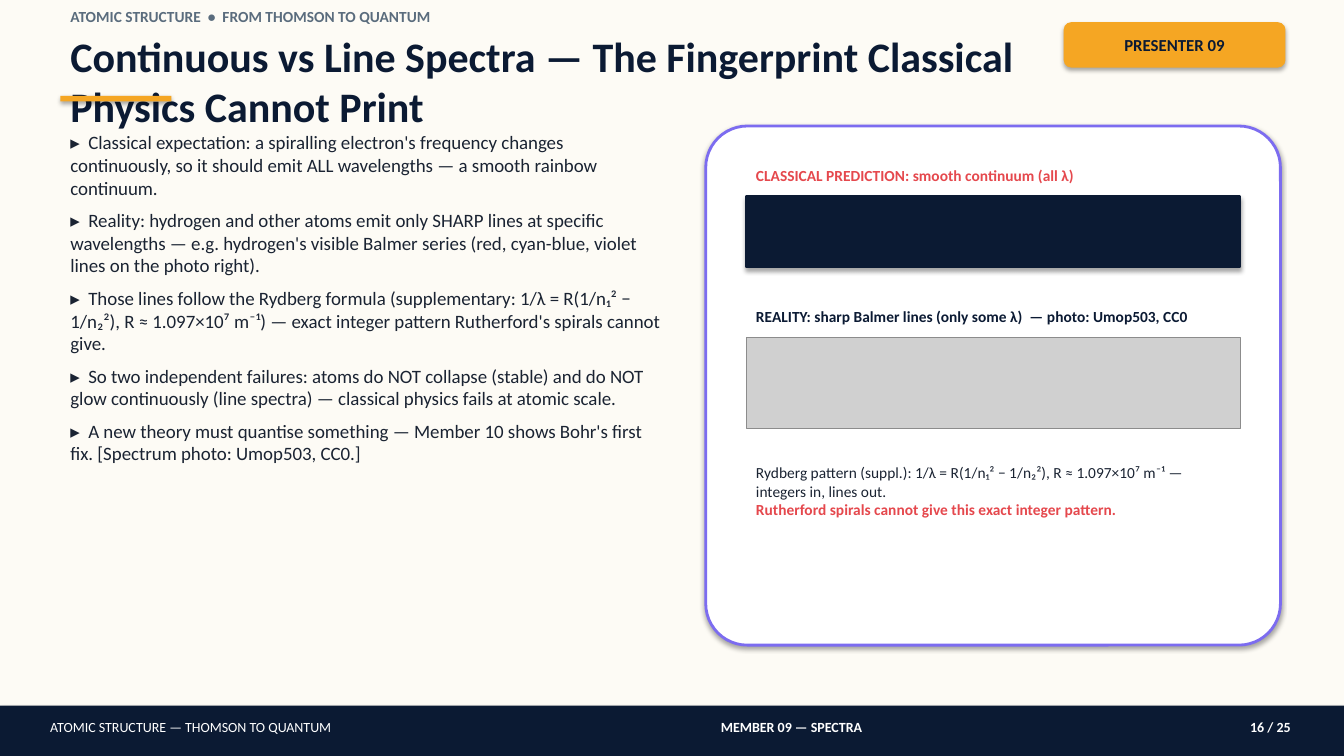
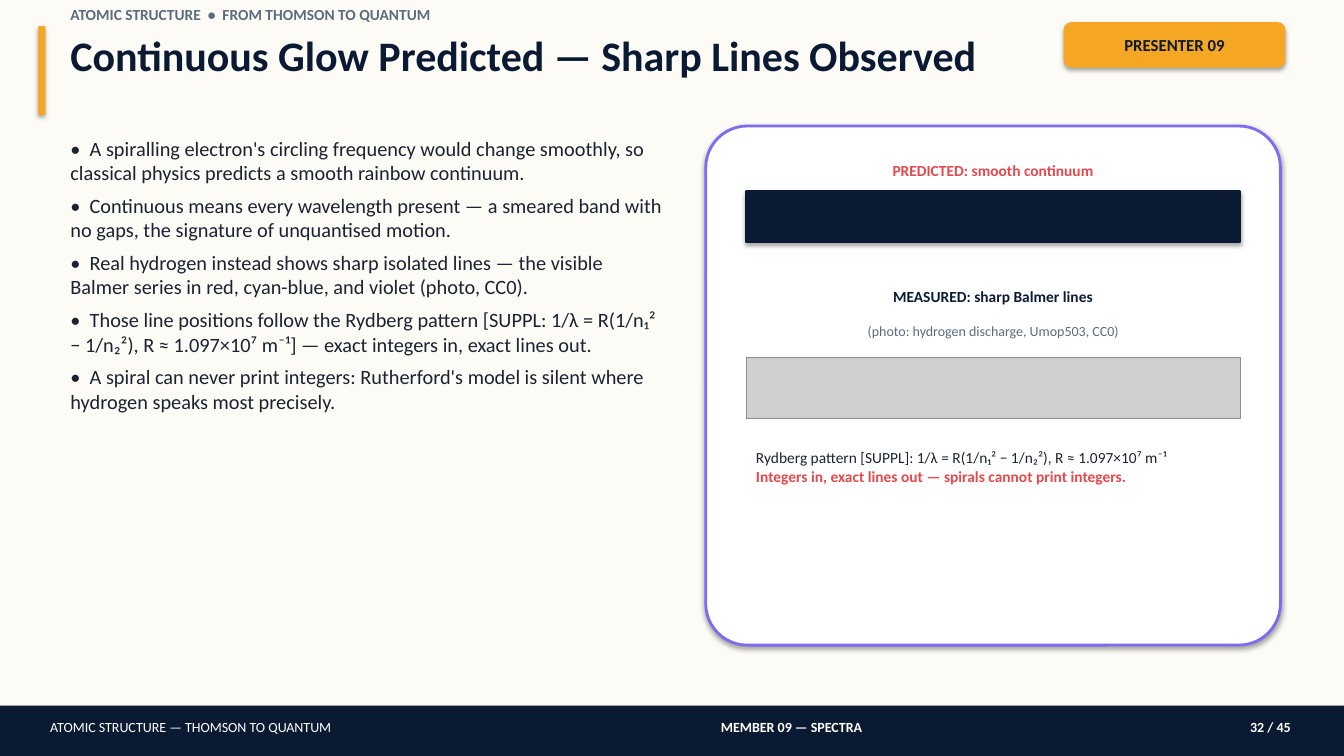
Before and after one commit to amithsharma91/big-boss-command-center, a slide deck: slide 32 of atomic-structure-presentation/Atomic_Structure_Detailed_Presentation.pptx (slide 16 before the commit). Drawn at 1344x756 pixels with LibreOffice and Linux fonts; fonts in the diff are those of the drawing; grey boxes stand for pictures. Boxes give left, top, right and bottom in pixels: in the first picture for what was removed or moved away, otherwise in the second. Text is boxed around its words. In the diff, an @@ line names an element or a change of style, - is before the commit and + after.

Commit message:
Rebuild atomic structure presentation: 45 slides, genuine render, coverage matrix

```diff
--- a/atomic-structure-presentation/Atomic_Structure_Detailed_Presentation.pptx
+++ b/atomic-structure-presentation/Atomic_Structure_Detailed_Presentation.pptx
@@ rectangle added at bbox=[38, 26, 45, 115], fill #F5A623 @@
@@ text removed at bbox=[70, 42, 1013, 129] @@
-Continuous vs Line Spectra — The Fingerprint Classical Physics Cannot Print
@@ text added at bbox=[70, 41, 976, 78], 30 pt, text #0B1A33, bold @@
+Continuous Glow Predicted — Sharp Lines Observed
@@ rectangle removed at bbox=[60, 96, 171, 102] @@
@@ text at bbox=[70, 142, 662, 413]: text changed; size 13.5 to 14.5 pt @@
-▸ Classical expectation: a spiralling electron's frequency changes continuously, so it should emit ALL wavelengths — a smooth rainbow continuum.
-▸ Reality: hydrogen and other atoms emit only SHARP lines at specific wavelengths — e.g. hydrogen's visible Balmer series (red, cyan-blue, violet lines on the photo right).
-▸ Those lines follow the Rydberg formula (supplementary: 1/λ = R(1/n₁² − 1/n₂²), R ≈ 1.097×10⁷ m⁻¹) — exact integer pattern Rutherford's spirals cannot give.
-▸ So two independent failures: atoms do NOT collapse (stable) and do NOT glow continuously (line spectra) — classical physics fails at atomic scale.
-▸ A new theory must quantise something — Member 10 shows Bohr's first fix. [Spectrum photo: Umop503, CC0.]
+• A spiralling electron's circling frequency would change smoothly, so classical physics predicts a smooth rainbow continuum.
+• Continuous means every wavelength present — a smeared band with no gaps, the signature of unquantised motion.
+• Real hydrogen instead shows sharp isolated lines — the visible Balmer series in red, cyan-blue, and violet (photo, CC0).
+• Those line positions follow the Rydberg pattern [SUPPL: 1/λ = R(1/n₁² − 1/n₂²), R ≈ 1.097×10⁷ m⁻¹] — exact integers in, exact lines out.
+• A spiral can never print integers: Rutherford's model is silent where hydrogen speaks most precisely.
@@ text at bbox=[893, 165, 1093, 176]: text changed @@
-CLASSICAL PREDICTION: smooth continuum (all λ)
+PREDICTED: smooth continuum
@@ rectangle: place and size @@
-rectangle at bbox=[746, 197, 1240, 267]
+rectangle at bbox=[746, 192, 1240, 242]
@@ text added at bbox=[893, 291, 1093, 305], 11 pt, text #0B1A33, bold @@
+MEASURED: sharp Balmer lines
@@ text at bbox=[868, 326, 1118, 339]: text changed; size 11 to 10 pt; text colour #0B1A33 to #5A6C7D; bold off @@
-REALITY: sharp Balmer lines (only some λ) — photo: Umop503, CC0
+(photo: hydrogen discharge, Umop503, CC0)
@@ picture: place and size @@
-picture at bbox=[746, 338, 1240, 429]
+picture at bbox=[746, 358, 1240, 418]
@@ text at bbox=[756, 451, 1167, 485]: text changed @@
-Rydberg pattern (suppl.): 1/λ = R(1/n₁² − 1/n₂²), R ≈ 1.097×10⁷ m⁻¹ — integers in, lines out.
-Rutherford spirals cannot give this exact integer pattern.
+Rydberg pattern [SUPPL]: 1/λ = R(1/n₁² − 1/n₂²), R ≈ 1.097×10⁷ m⁻¹
+Integers in, exact lines out — spirals cannot print integers.
@@ text at bbox=[1250, 723, 1291, 732]: text changed @@
-16 / 25
+32 / 45
```
Also in this commit, not shown: 21 other slides changed, 23 slides added, 3 slides removed, 6 other files.
